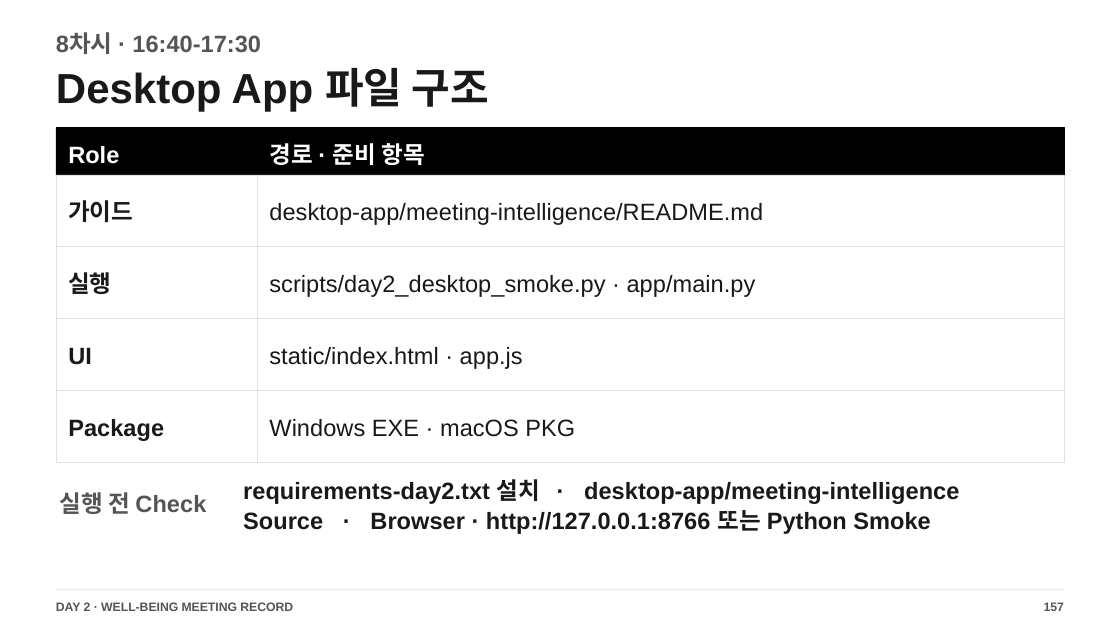
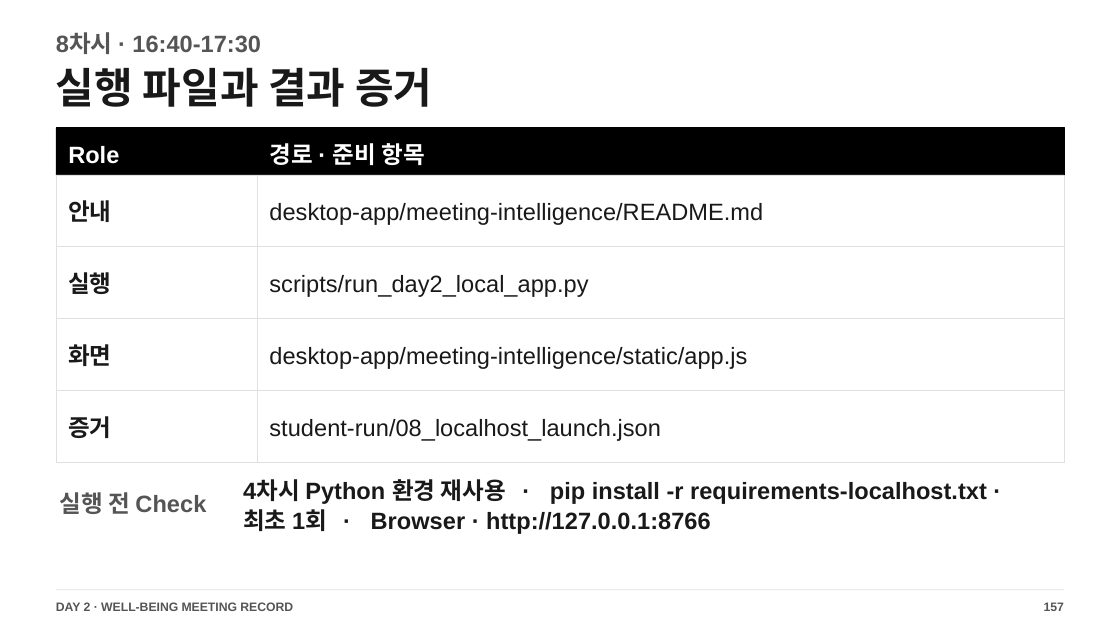
Before and after one commit to smilesjcha/llm-agent-and-workflow-automation, a slide deck: slide 157 of slides/IPA_LLM_Agent_업무자동화_Day2_2026_STUDENT_READY_176p.pptx. Drawn at 1120x630 pixels with LibreOffice and Linux fonts; fonts in the diff are those of the drawing. Boxes give left, top, right and bottom in pixels: in the first picture for what was removed or moved away, otherwise in the second. Text is boxed around its words. In the diff, an @@ line names an element or a change of style, - is before the commit and + after.

Commit message:
docs(day2): align class 8 localhost tutorial

```diff
--- a/slides/IPA_LLM_Agent_업무자동화_Day2_2026_STUDENT_READY_176p.pptx
+++ b/slides/IPA_LLM_Agent_업무자동화_Day2_2026_STUDENT_READY_176p.pptx
@@ text at (x1=56, y1=67, x2=432, y2=107): text changed @@
-Desktop App 파일 구조
+실행 파일과 결과 증거
@@ text at (x1=68, y1=200, x2=111, y2=222): text changed @@
-가이드
+안내
@@ text at (x1=269, y1=275, x2=588, y2=297): text changed @@
-scripts/day2_desktop_smoke.py · app/main.py
+scripts/run_day2_local_app.py
@@ text at (x1=68, y1=344, x2=111, y2=366): text changed @@
-UI
+화면
@@ text at (x1=269, y1=347, x2=747, y2=369): text changed @@
-static/index.html · app.js
+desktop-app/meeting-intelligence/static/app.js
@@ text at (x1=68, y1=416, x2=111, y2=438): text changed @@
-Package
+증거
@@ text at (x1=269, y1=419, x2=660, y2=441): text changed @@
-Windows EXE · macOS PKG
+student-run/08_localhost_launch.json
@@ text at (x1=243, y1=479, x2=987, y2=534): text changed @@
-requirements-day2.txt 설치 · desktop-app/meeting-intelligence Source · Browser · http://127.0.0.1:8766 또는 Python Smoke
+4차시 Python 환경 재사용 · pip install -r requirements-localhost.txt · 최초 1회 · Browser · http://127.0.0.1:8766
```
Also in this commit, not shown: 44 other slides changed, 12 other files.
